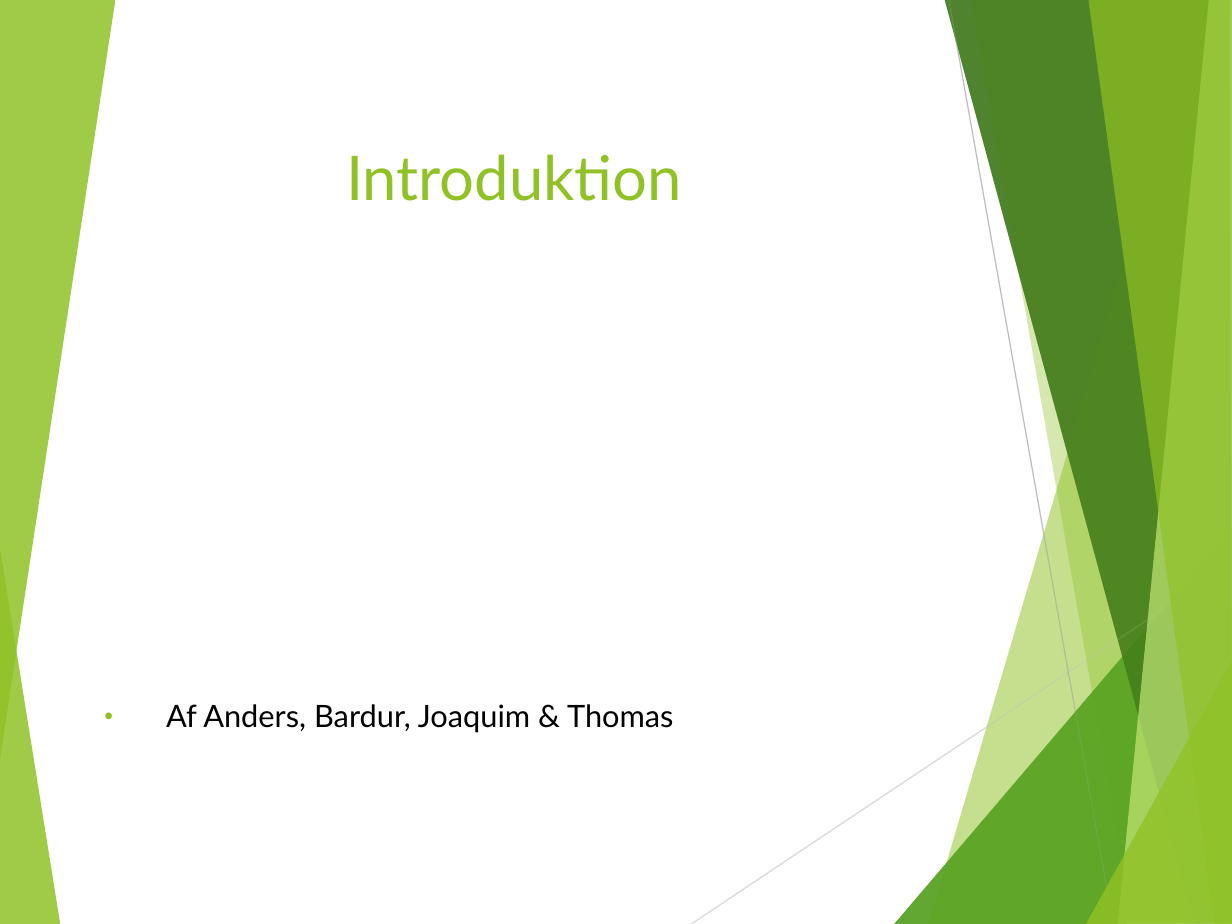
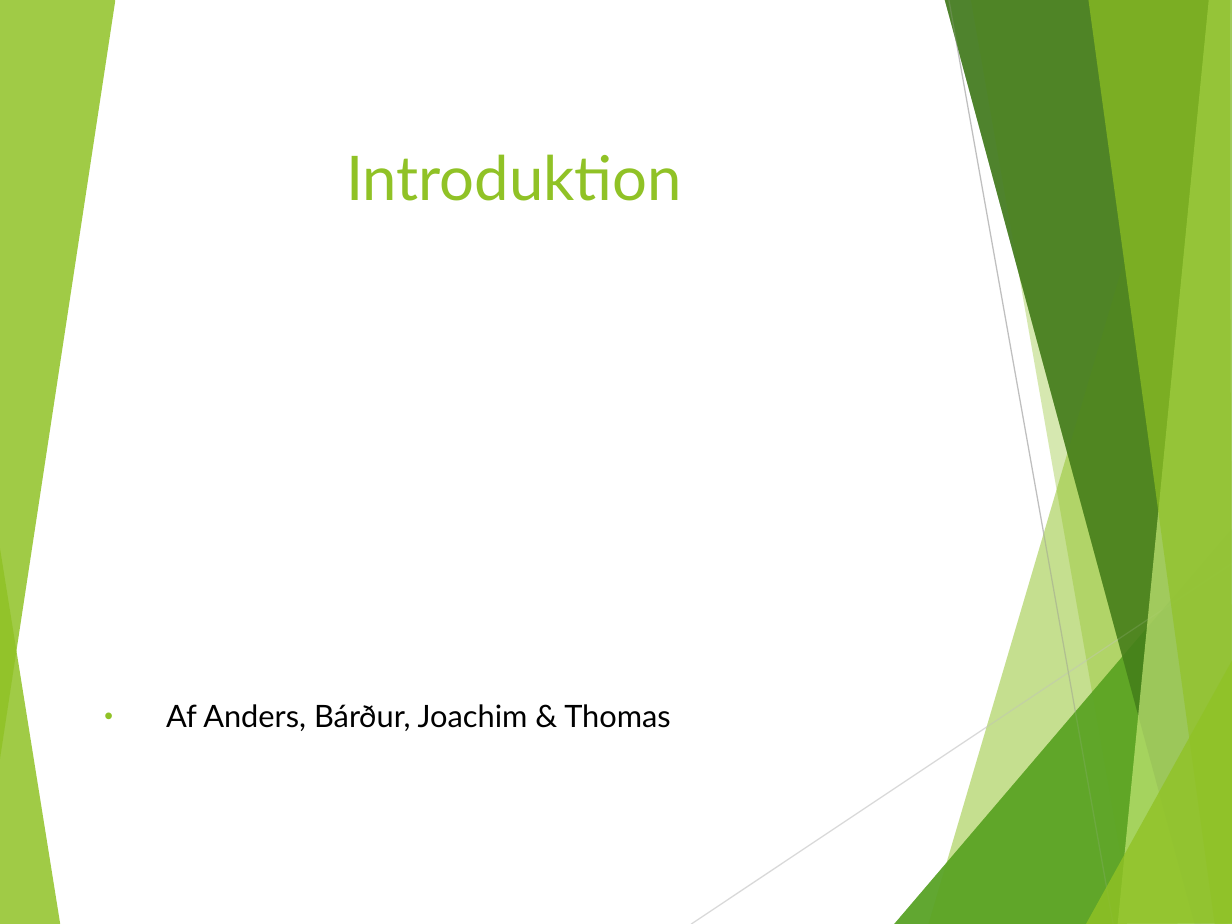
Before and after one commit to anderslatif/RoskildeFrieBornehave, a slide deck: slide 1 of Dias.pptx. Drawn at 1232x924 pixels with LibreOffice and Linux fonts; fonts in the diff are those of the drawing; background and template pictures are left out. Boxes give left, top, right and bottom in pixels: in the first picture for what was removed or moved away, otherwise in the second. Text is boxed around its words. In the diff, an @@ line names an element or a change of style, - is before the commit and + after.

```diff
--- a/Dias.pptx
+++ b/Dias.pptx
@@ subtitle at box(166, 704, 671, 731): text changed @@
-• Af Anders, Bardur, Joaquim & Thomas
+• Af Anders, Bárður, Joachim & Thomas
```
Also in this commit, not shown: 4 other slides changed, 7 slides added, 6 slides removed.
